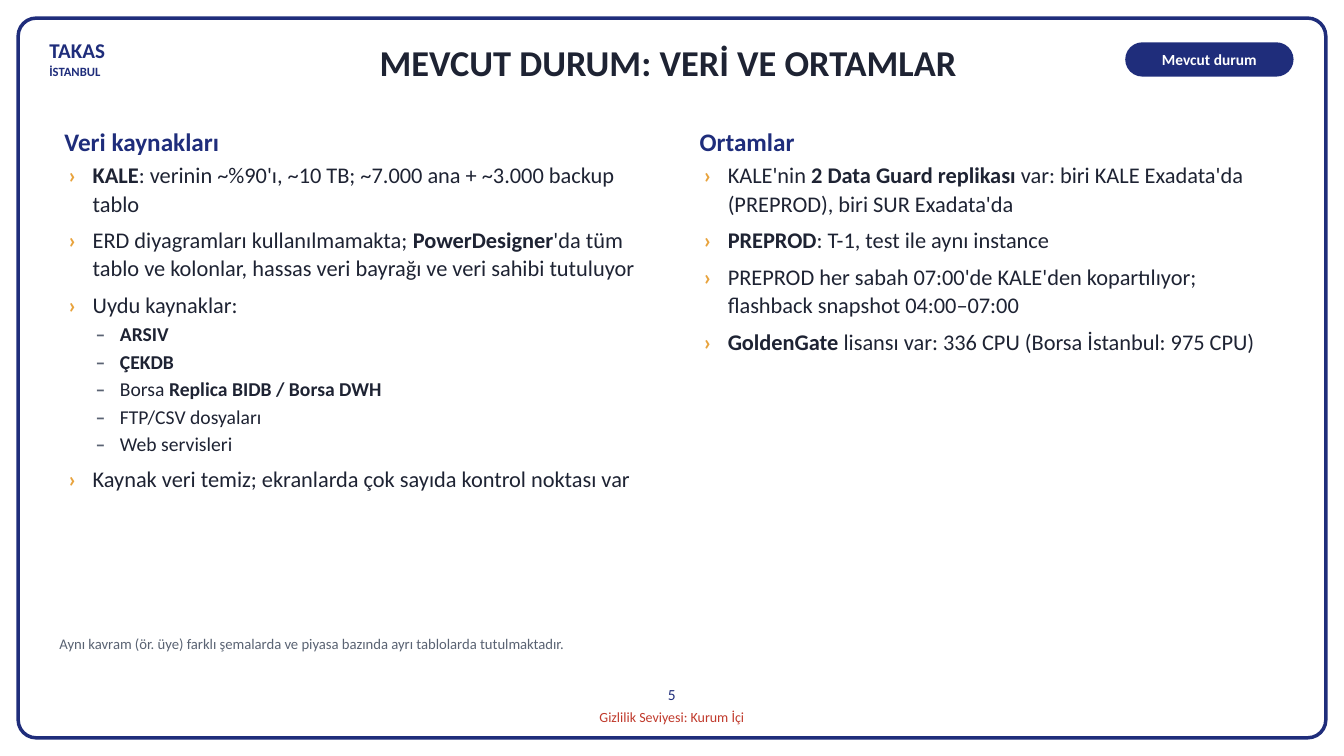
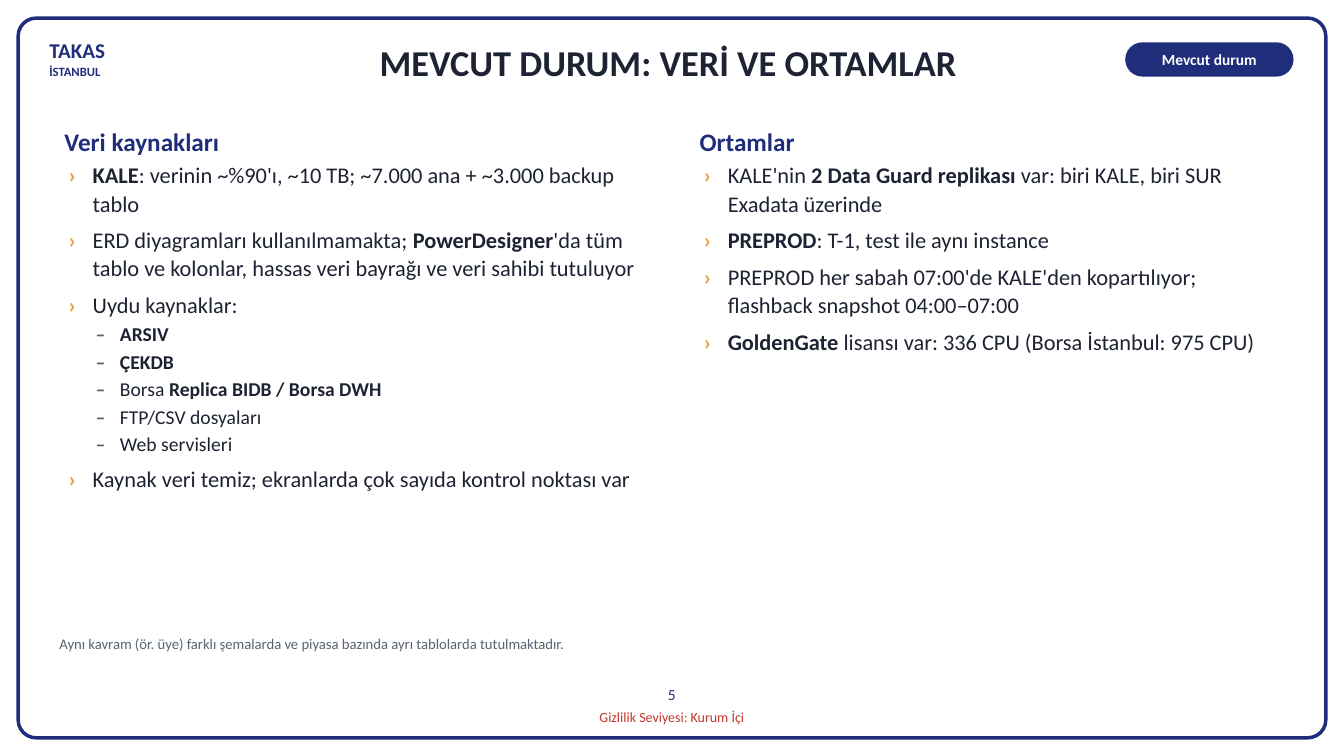
Before and after one commit to hanifidemirel0/Cursor-Projects, a slide deck: slide 5 of outputs/dwh-sunum-kasim-2026/5 - DWHSunum_Kasim2026.pptx. Drawn at 1344x756 pixels with LibreOffice and Linux fonts; fonts in the diff are those of the drawing. Boxes give left, top, right and bottom in pixels: in the first picture for what was removed or moved away, otherwise in the second. Text is boxed around its words. In the diff, an @@ line names an element or a change of style, - is before the commit and + after.

```diff
--- a/outputs/dwh-sunum-kasim-2026/5 - DWHSunum_Kasim2026.pptx
+++ b/outputs/dwh-sunum-kasim-2026/5 - DWHSunum_Kasim2026.pptx
@@ text at (x1=728, y1=167, x2=1222, y2=212): text changed @@
-› KALE'nin 2 Data Guard replikası var: biri KALE Exadata'da (PREPROD), biri SUR Exadata'da
+› KALE'nin 2 Data Guard replikası var: biri KALE, biri SUR Exadata üzerinde
```
Also in this commit, not shown: 1 other slide changed, 5 other files.
